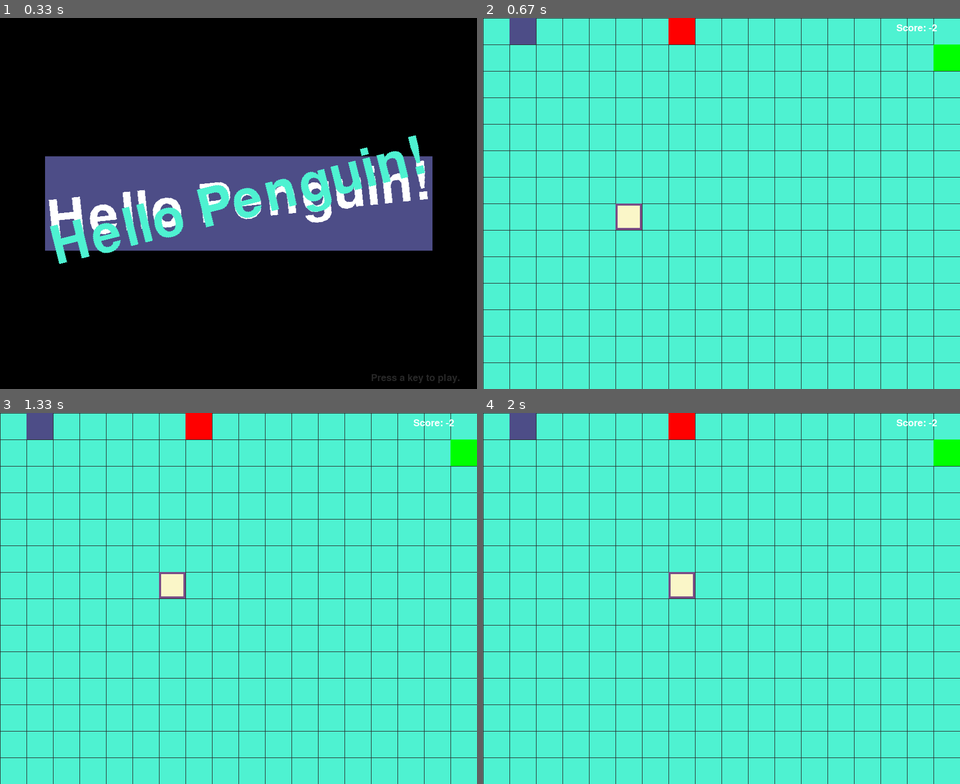
Above: before the commit, frames 1-4 (two rows, left to right).
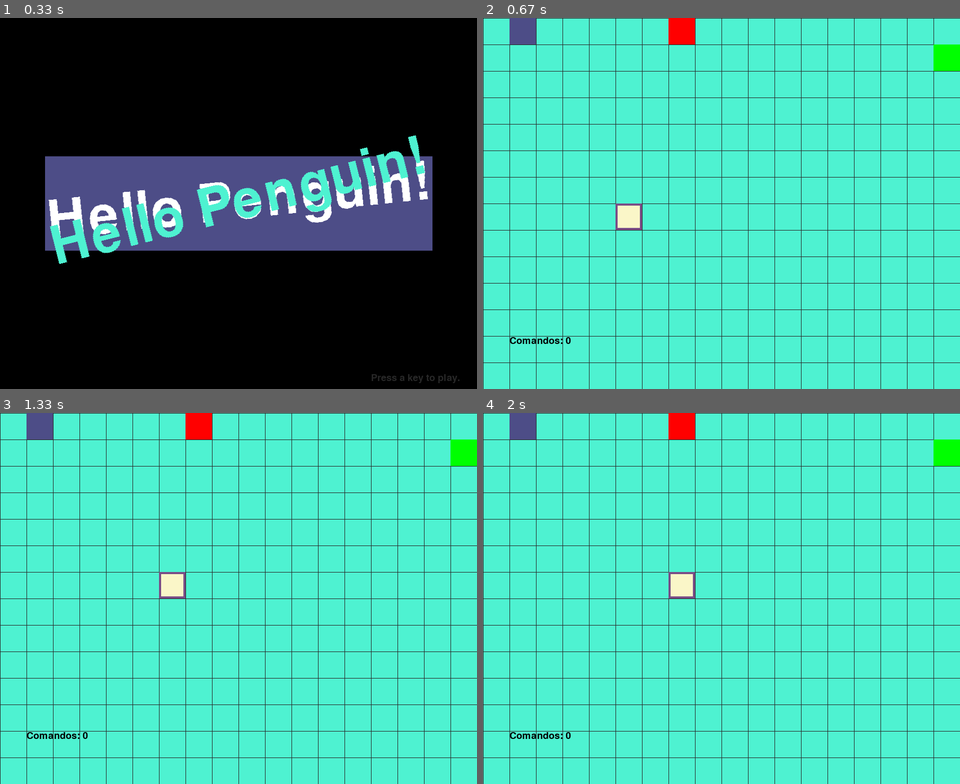
Above: after the commit, the same moments.

Repository: cokebaros/hackaton-penguin-game
Game: pygame game, started from hello_penguin.py
Two runs of this game, one before a commit and one after it. Both use one fixed random seed, a clock stepped at 60 frames per second and the inputs below.
Inputs:
- Up to frame 1 (0.33 s): no input
- Up to frame 2 (0.67 s): tap Enter at 0.33 s
- Up to frame 3 (1.33 s): hold Right 0.67-1.13 s; hold Up from 1.17 s (still down)
- Up to frame 4 (2 s): release Up at 1.48 s; hold Right 1.52-1.98 s

Frame 1 is identical in both runs. In frame 2, 0.2% of the frame differs, in the area x 5-96%, y 1-88%; in frame 3, 0.2%; in frame 4, 0.2%.

Commit message:
Para GitHub

Diff:
--- a/hello_penguin.py
+++ b/hello_penguin.py
@@ -34,7 +34,7 @@
 
 HEAD = 0 # syntactic sugar: index of the worm's head
 
-
+main_list = []
 
 
 def main():
@@ -161,7 +161,7 @@
 
         drawApple(apple3, GREEN)
 
-        drawScore(len(wormCoords) - 3)
+        drawList(len(wormCoords)-1)
 
         pygame.display.update()
 
@@ -268,13 +268,13 @@
 
 
 
-def drawScore(score):
-
-    scoreSurf = BASICFONT.render('Score: %s' % (score), True, WHITE)
+def drawList(score):
+
+    scoreSurf = BASICFONT.render('Comandos: %s' % (score), True, BLACK)
 
     scoreRect = scoreSurf.get_rect()
 
-    scoreRect.topleft = (WINDOWWIDTH - 120, 10)
+    scoreRect.topleft = (WINDOWWIDTH - 850, 600)
 
     DISPLAYSURF.blit(scoreSurf, scoreRect)
 
